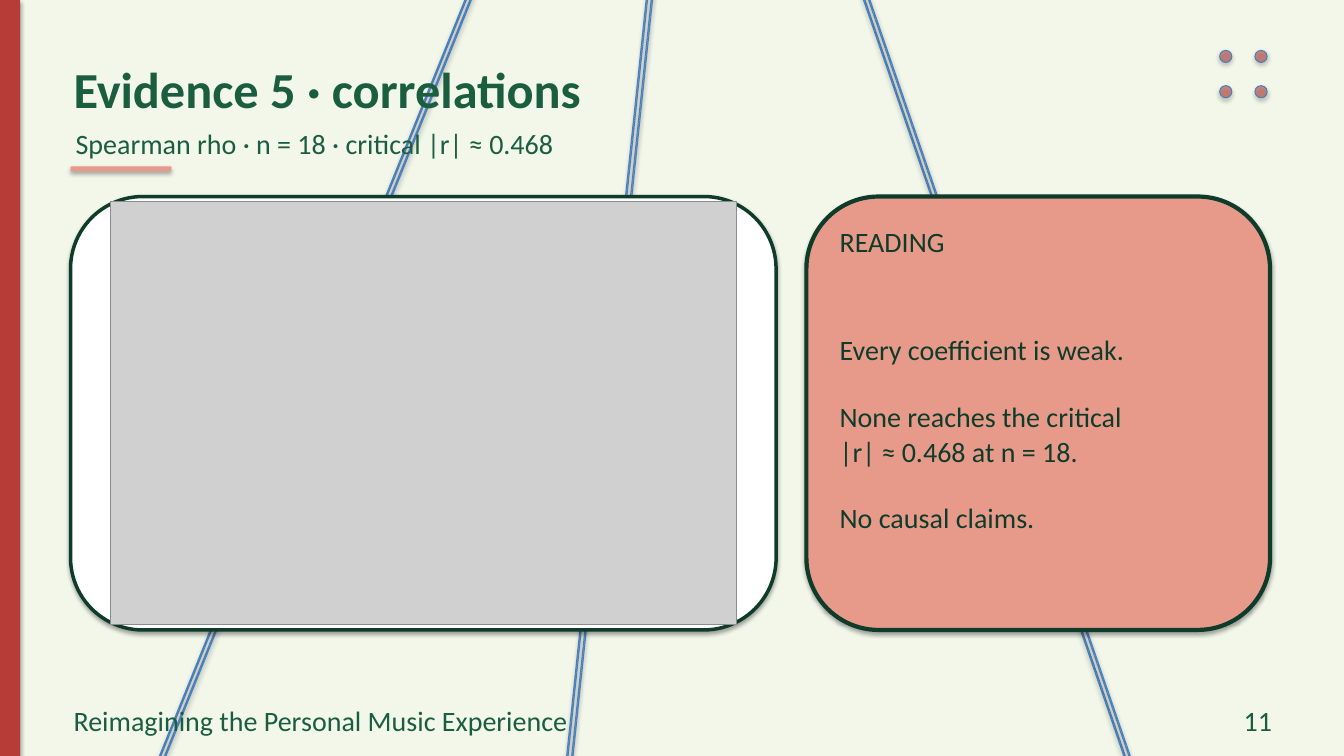
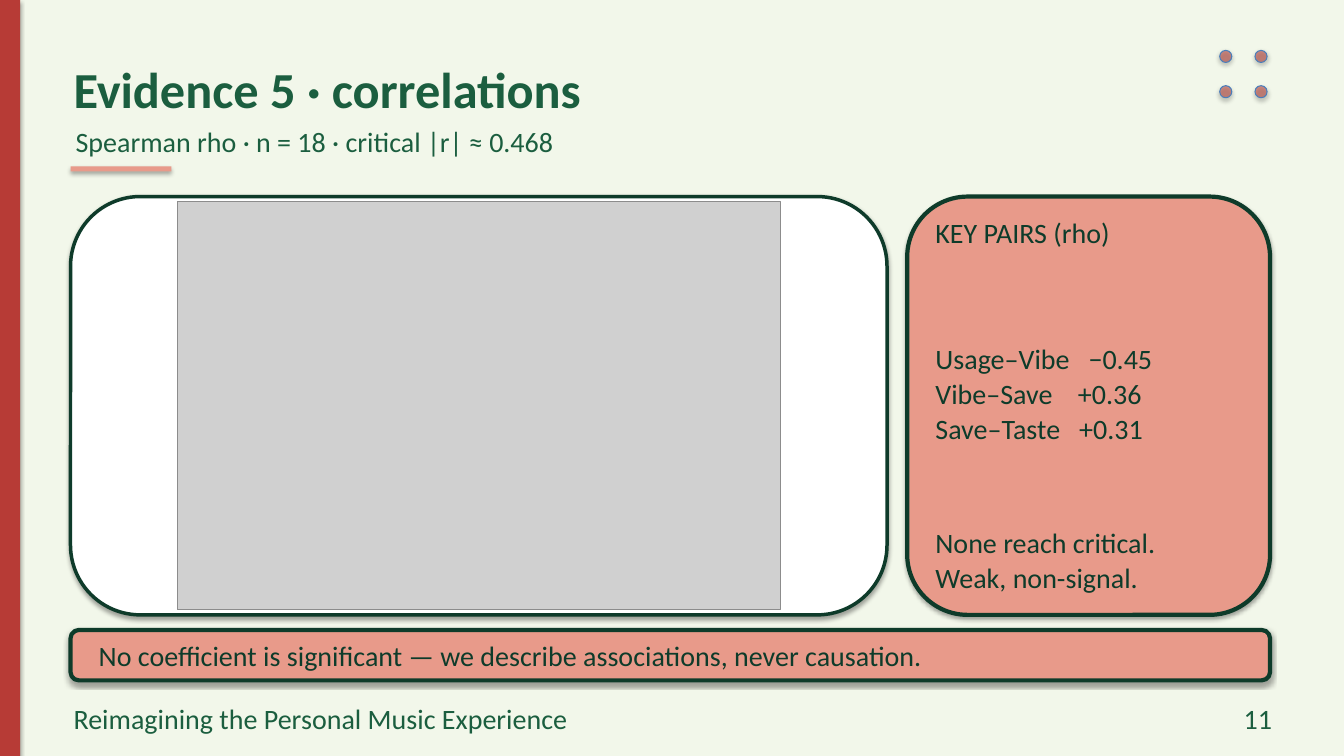
Before and after one commit to preet-kamdar/design-thinking-sem3, a slide deck: slide 11 of docs/Presentation_crease_trial.pptx. Drawn at 1344x756 pixels with LibreOffice and Linux fonts; fonts in the diff are those of the drawing; grey boxes stand for pictures; background and template pictures are left out. Boxes give left, top, right and bottom in pixels: in the first picture for what was removed or moved away, otherwise in the second. Text is boxed around its words. In the diff, an @@ line names an element or a change of style, - is before the commit and + after.

```diff
--- a/docs/Presentation_crease_trial.pptx
+++ b/docs/Presentation_crease_trial.pptx
@@ rectangle removed at (0,0,703,756) @@
@@ rectangle removed at (0,0,708,756) @@
@@ rectangle removed at (525,0,726,756) @@
@@ rectangle removed at (530,0,731,756) @@
@@ rectangle removed at (656,0,1281,756) @@
@@ rectangle removed at (661,0,1286,756) @@
@@ rounded rectangle: place and size @@
-rounded rectangle at (71,197,776,630)
+rounded rectangle at (71,197,887,615)
@@ picture: place and size @@
-picture at (111,202,737,625)
+picture at (177,202,780,610)
@@ rounded rectangle: place and size @@
-rounded rectangle at (807,197,1270,630)
+rounded rectangle at (907,197,1270,615)
@@ text removed at (840,234,945,252) @@
-READING
@@ text added at (935,222,1109,247), 20 pt, text #0E3B2A @@
+KEY PAIRS (rho)
@@ text removed at (840,340,1124,529) @@
-Every coefficient is weak.
-None reaches the critical
-|r| ≈ 0.468 at n = 18.
-No causal claims.
@@ text added at (935,349,1153,440), 20 pt, text #0E3B2A @@
+Usage–Vibe −0.45
+Vibe–Save +0.36
+Save–Taste +0.31
@@ text added at (935,533,1155,593), 20 pt, text #0E3B2A @@
+None reach critical.
+Weak, non-signal.
@@ rounded rectangle added at (71,630,1270,681), fill #E89A8A, outline #0E3B2A 3 pt @@
@@ text added at (99,646,921,671), 20 pt, text #0E3B2A @@
+No coefficient is significant — we describe associations, never causation.
@@ 3 texts: place and size @@
-3 texts at (74,67,581,738)
+3 texts at (74,72,581,734)
```
Also in this commit, not shown: 19 other slides changed, 6 other files.
